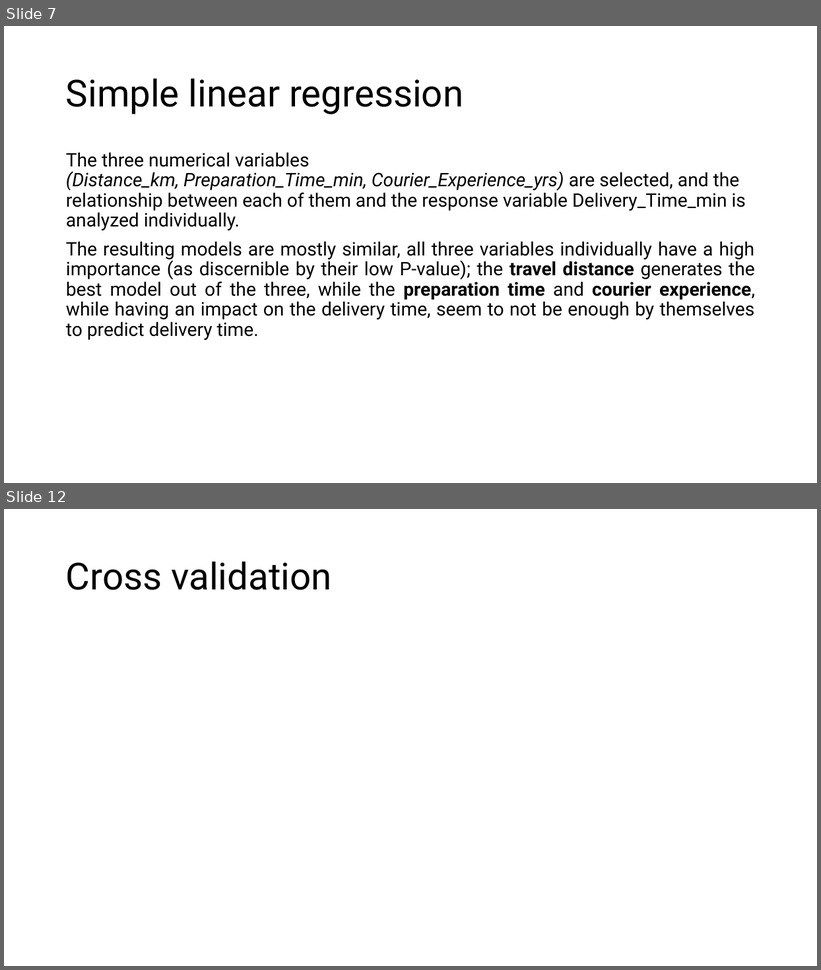
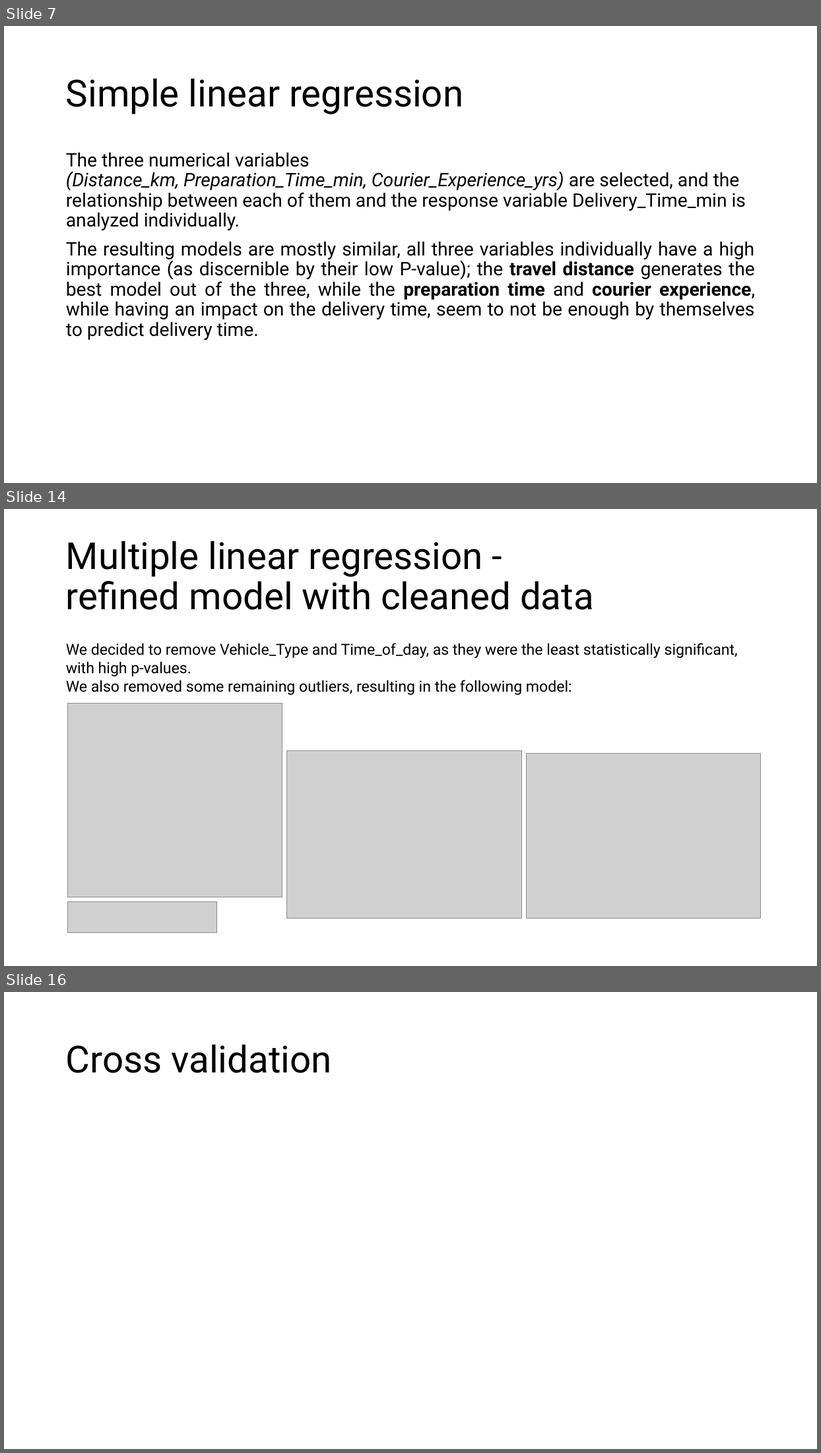
Before and after one commit to DanieleGotti/Food_Delivery_Time_Prediction, a slide deck: Presentazione_progetto.pptx. Shown one above the other, each under a label of ours: slides 7 and 12 before the commit, slides 7, 14 and 16 after it; the slides between them are not shown. The pictures are 821x970 and 821x1453 pixels, drawn with LibreOffice and Linux fonts; fonts in the diff are those of the drawing; grey boxes stand for pictures. Boxes give left, top, right and bottom in pixels: in the first picture for what was removed or moved away, otherwise in the second. Text is boxed around its words. In the diff, an @@ line names an element or a change of style, - is before the commit and + after.

```diff
--- a/Presentazione_progetto.pptx
+++ b/Presentazione_progetto.pptx
@@ slide 14 added at [4,509,817,966], background #FFFFFF @@
@@ title added at [66,541,594,610], 44 pt, text #000000 @@
+Multiple linear regression -
+refined model with cleaned data
@@ text added at [66,643,738,695], 18 pt, text #000000 @@
+We decided to remove Vehicle_Type and Time_of_day, as they were the least statistically significant, with high p-values.
+We also removed some remaining outliers, resulting in the following model:
@@ picture added at [67,704,283,898] @@
@@ picture added at [287,751,522,919] @@
@@ picture added at [526,753,761,918] @@
@@ picture added at [67,902,217,933] @@
@@ what was slide 12 is now slide 16 @@
```
Also in this commit, not shown: 4 slides changed, 3 other slides added, 25 other files.
